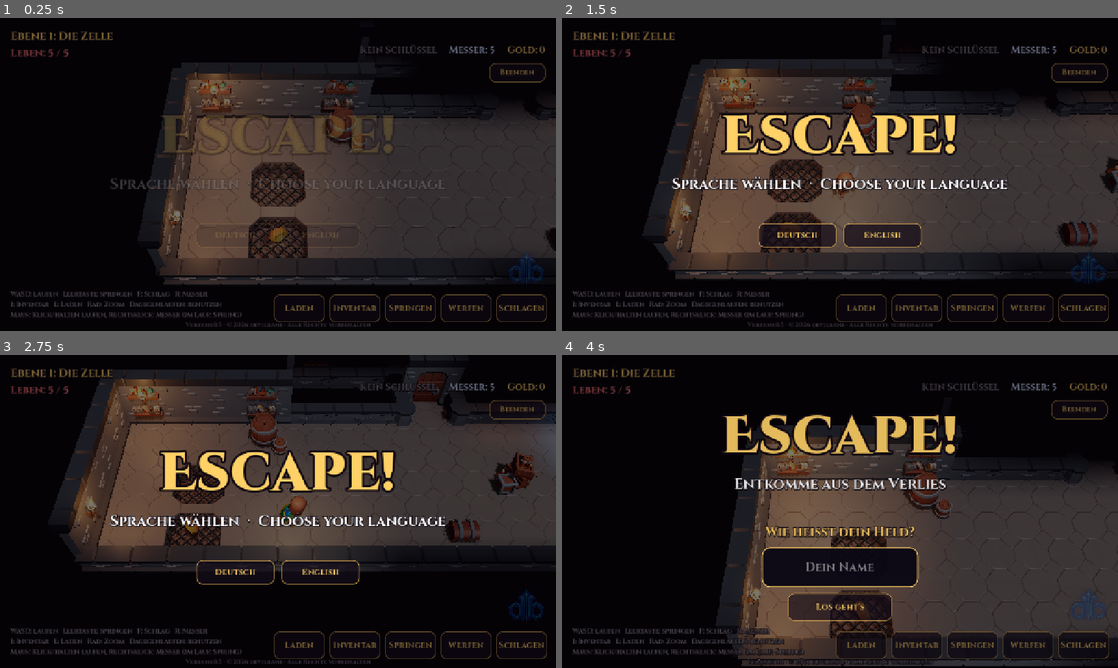
Above: before the commit, frames 1-4 (two rows, left to right).
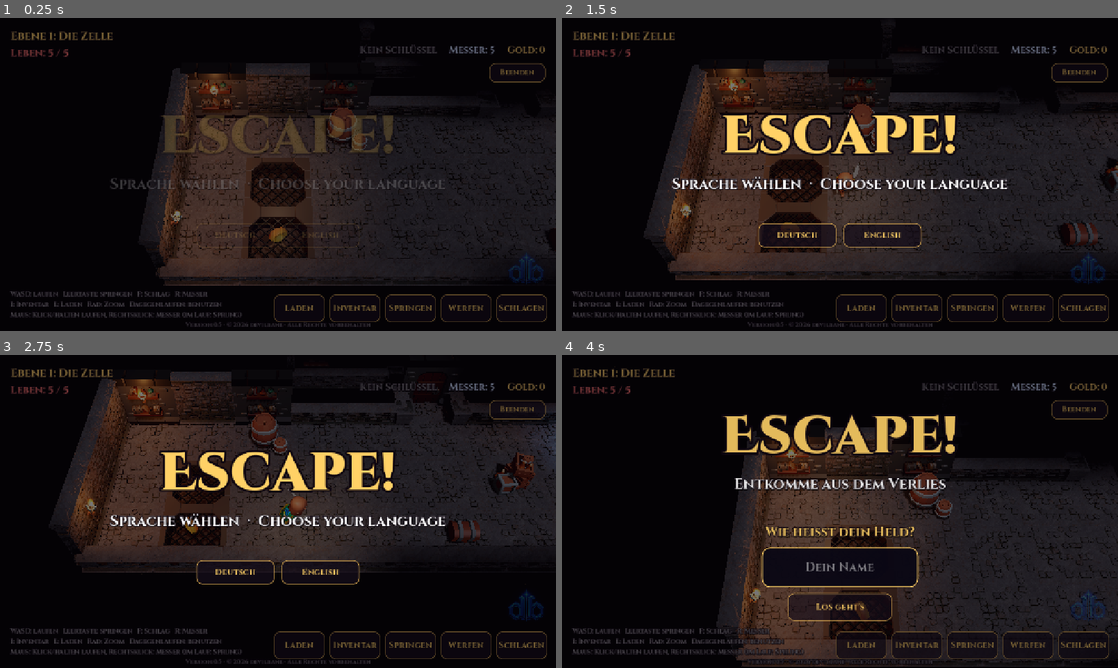
Above: after the commit, the same moments.

Repository: Devilbane/Escape
Game: Godot game, scene res://scenes/main.tscn
Two runs of this game, one before a commit and one after it. Both use one fixed random seed, a clock stepped at 60 frames per second and the inputs below.
Inputs (mouse positions are in pixels of both pictures, inside the frame that each line leads up to):
- Up to frame 1 (0.25 s): no input
- Up to frame 2 (1.5 s): tap Enter at 0.5 s; move the mouse to (962, 158) at 0.52 s; hold Right (ui_right) 0.53-1.28 s; tap N at 0.6 s; click (962, 158) at 0.67 s; tap Space at 0.77 s; move the mouse to (728, 190) at 1.27 s; hold Down (ui_down) from 1.28 s (still down); tap 1 at 1.35 s
- Up to frame 3 (2.75 s): tap Space at 1.52 s; move the mouse to (333, 442) at 2.02 s; release Down (ui_down) at 2.03 s; hold Right (ui_right) from 2.03 s (still down); tap 2 at 2.1 s
- Up to frame 4 (4 s): move the mouse to (812, 574) at 2.77 s; release Right (ui_right) at 2.78 s; hold Up (ui_up) 2.78-3.53 s; tap 3 at 2.85 s; click (812, 574) at 2.92 s; tap Space at 3.02, 3.77 s; move the mouse to (1006, 558) at 3.52 s; hold Left (ui_left) from 3.53 s (still down); tap I at 3.6 s

The runs differ from the first frame. In frame 1, 17% of the frame differs, in the area x 25-100%, y 14-86%; in frame 2, 25%, in the area x 15-100%, y 13-84%; in frame 3, 24%; in frame 4, 21%.

Commit message:
Carved stone floors, walls and pillars from Omie's dungeon kit
Co-Authored-By: Claude Opus 5.5 <noreply@anthropic.com>
Claude-Session: https://claude.ai/code/session_01QGyVRgLkXQ7bY3FzbpWzyK

Diff:
--- a/scripts/level.gd
+++ b/scripts/level.gd
@@ -35,6 +35,22 @@
 
 const TILE := 4.0
 const ASSET_DIR := "res://assets/dungeon/"
+const KIT_DIR := "res://assets/kit/"
+## Floors, walls and pillars from Omie's 3D Modular Dungeon Kit (CC0): real
+## carved stone instead of flat tiles. The kit is built on a 3 m grid with
+## pieces anchored at a corner, so each gets shifted and scaled onto ours.
+## piece: [kit model, texture set, offset, scale]
+const KIT_PIECES := {
+	"floor_tile_large": ["SM_TileFloor", "floor", Vector3(2, 0, 2), Vector3(4.0 / 3.0, 1.0, 4.0 / 3.0)],
+	"floor_dirt_large": ["SM_RockyFloor", "floor", Vector3(2, 0, 2), Vector3(4.0 / 3.0, 1.0, 4.0 / 3.0)],
+	"wall": ["SM_Wall", "walls", Vector3(2, 0, 0), Vector3(4.0 / 3.0, 4.0 / 2.56, 4.0 / 3.0)],
+	"wall_cracked": ["SM_Wall", "walls", Vector3(2, 0, 0), Vector3(4.0 / 3.0, 4.0 / 2.56, 4.0 / 3.0)],
+	"pillar": ["SM_Pillar", "floor", Vector3.ZERO, Vector3(2.2, 4.0 / 2.59, 2.2)],
+}
+## The bright cartoon stone of the pieces the kit has no match for is darkened
+## to sit among the kit's stone.
+const STONE_TINT := Color(0.6, 0.56, 0.52)
+const TINTED_PIECES := ["floor_tile_big_grate", "floor_tile_big_spikes", "wall_shelves", "wall_archedwindow_gated", "wall_doorway", "wall_doorway_door", "stairs", "pillar_decorated"]
 const SOLID := "#bxotkCDHBLVF?"
 ## Reach for searching: anything on a neighbouring tile.
 const SEARCH_RANGE := 4.3
@@ -273,13 +289,57 @@
 # --- Building ---------------------------------------------------------------
 
 func _place(piece: String, pos: Vector3, rot_y := 0.0, parent: Node = self) -> Node3D:
+	if KIT_PIECES.has(piece):
+		return _place_kit(KIT_PIECES[piece], pos, rot_y, parent)
 	if not _scenes.has(piece):
 		_scenes[piece] = load(ASSET_DIR + piece + ".glb")
 	var node: Node3D = _scenes[piece].instantiate()
 	node.position = pos
 	node.rotation.y = rot_y
 	parent.add_child(node)
+	if piece in TINTED_PIECES:
+		for mi in node.find_children("*", "MeshInstance3D", true, false):
+			mi.material_override = _tinted(mi.get_active_material(0))
 	return node
+
+
+func _place_kit(entry: Array, pos: Vector3, rot_y: float, parent: Node) -> Node3D:
+	var model: String = entry[0]
+	if not _scenes.has(model):
+		_scenes[model] = load(KIT_DIR + model + ".fbx")
+	var node := Node3D.new()
+	node.position = pos
+	node.rotation.y = rot_y
+	parent.add_child(node)
+	var kit: Node3D = _scenes[model].instantiate()
+	kit.position = entry[2]
+	kit.scale = entry[3]
+	node.add_child(kit)
+	var mat := _kit_material(entry[1])
+	for mi in kit.find_children("*", "MeshInstance3D", true, false):
+		mi.material_override = mat
+	return node
+
+
+func _tinted(mat: Material) -> Material:
+	# All KayKit pieces share one texture, so one darkened copy serves them all.
+	if not _scenes.has("mat_tinted"):
+		var m: StandardMaterial3D = mat.duplicate()
+		m.albedo_color = STONE_TINT
+		_scenes["mat_tinted"] = m
+	return _scenes["mat_tinted"]
+
+
+func _kit_material(set_name: String) -> StandardMaterial3D:
+	var key := "mat_" + set_name
+	if not _scenes.has(key):
+		var m := StandardMaterial3D.new()
+		m.albedo_texture = load(KIT_DIR + set_name + "_albedo.png")
+		m.normal_enabled = true
+		m.normal_texture = load(KIT_DIR + set_name + "_normal.png")
+		m.roughness = 0.9
+		_scenes[key] = m
+	return _scenes[key]
 
 
 func _random_quarter_turn() -> float:
Not shown, added: assets/kit/LICENSE.txt
Binary file added: assets/kit/SM_Pillar.fbx
Not shown, added: assets/kit/SM_Pillar.fbx.import
Binary file added: assets/kit/SM_RockyFloor.fbx
Not shown, added: assets/kit/SM_RockyFloor.fbx.import
Binary file added: assets/kit/SM_TileFloor.fbx
Not shown, added: assets/kit/SM_TileFloor.fbx.import
Binary file added: assets/kit/SM_Wall.fbx
Not shown, added: assets/kit/SM_Wall.fbx.import
Binary file added: assets/kit/floor_albedo.png
Not shown, added: assets/kit/floor_albedo.png.import
Binary file added: assets/kit/floor_normal.png
(and 6 more such lines)
